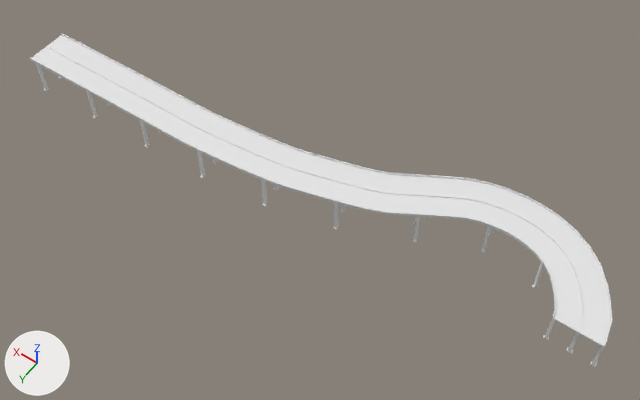
The FBX model Assets/Level2/Interiors/highway/terrainhighway.fbx: old version first, new version second.
The view is the same before and after, from a 50 mm camera at (-17.0, 148.0, 245.0) aimed at (102.0, -18.0, -16.0). The lights are fixed; the arrows at lower left show +X, +Y and +Z. Where no turn or scale is listed for an object, it has been applied to the vertices.
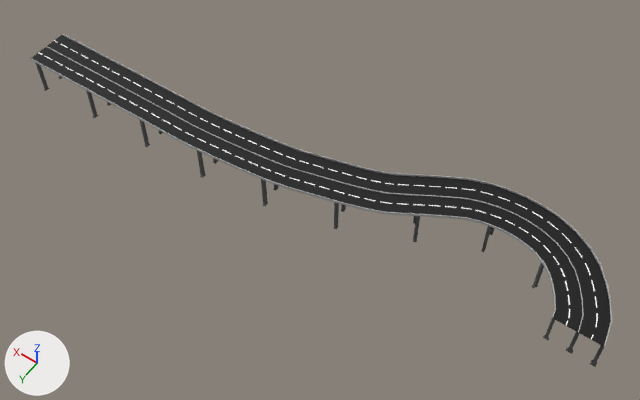
Where the change shows, as pixel boxes [x1, y1, x2, y2] in the pictures (640 x 400 px):
'Plane.001', recoloured (grey to black): [36, 63, 604, 367] in both
part 1 of me_plane_002, added (black): after [32, 35, 611, 347]
part 2 of me_plane_002, recoloured (white to grey): [29, 33, 612, 347] in both

What the commit changed:
Material 'Material.003' (mat_material_003) is new.
Its base color is (0.0869, 0.0869, 0.0869) (dark grey #535353).
Its roughness is 1.0.
Material 'Material.001' (mat_material_001) is new.
Its base color is (0.426, 0.426, 0.426) (grey #afafaf).
Its roughness is 1.0.
Material 'Material' (mat_material) is new.
Its base color is (1.0, 1.0, 1.0) (white #ffffff).
Material 'Material.002' (mat_material_002) is new.
Its base color is (0.0, 0.0, 0.0) (black #000000).
me_plane_002 is used by ob_plane; location (-4.2, -14.6, -0.8).
me_plane_002 had 1620 vertices, 1530 faces and spanned x -7.0..235.0, y -37.0..16.0, z 0.0..1.0.
me_plane_002 now has 2700 vertices, 2430 faces and spans x -7.0..235.0, y -37.0..16.0, z 0.0..1.0.
me_plane_002 part 1: 1080 vertices added at x -2.0..235.0, y -32.0..11.0, z 0.0..1.0.
me_plane_002 part 2: 761 faces spanning x -7.0..235.0, y -37.0..16.0, z 0.0..1.0 switch from no material to mat_material_001 (grey #afafaf).
me_plane_002 now uses material mat_material (white #ffffff).
me_plane_002 now uses material mat_material_002 (black #000000).
me_plane_003 has 480 vertices, 460 faces and spans x -3.0..236.0, y -36.0..17.0, z -14.0..1.0.
me_plane_003 now uses material mat_material_003 (dark grey #535353).
